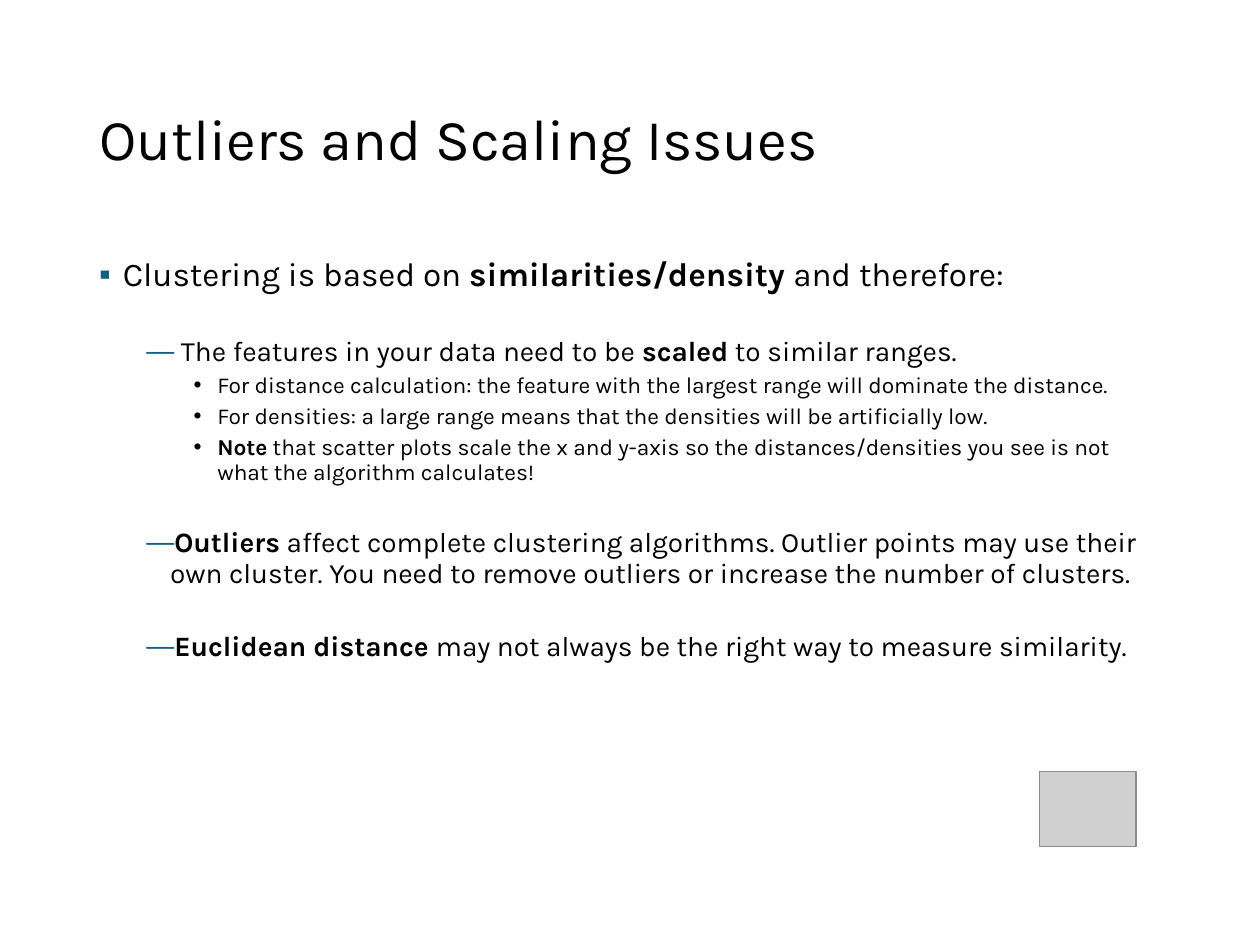
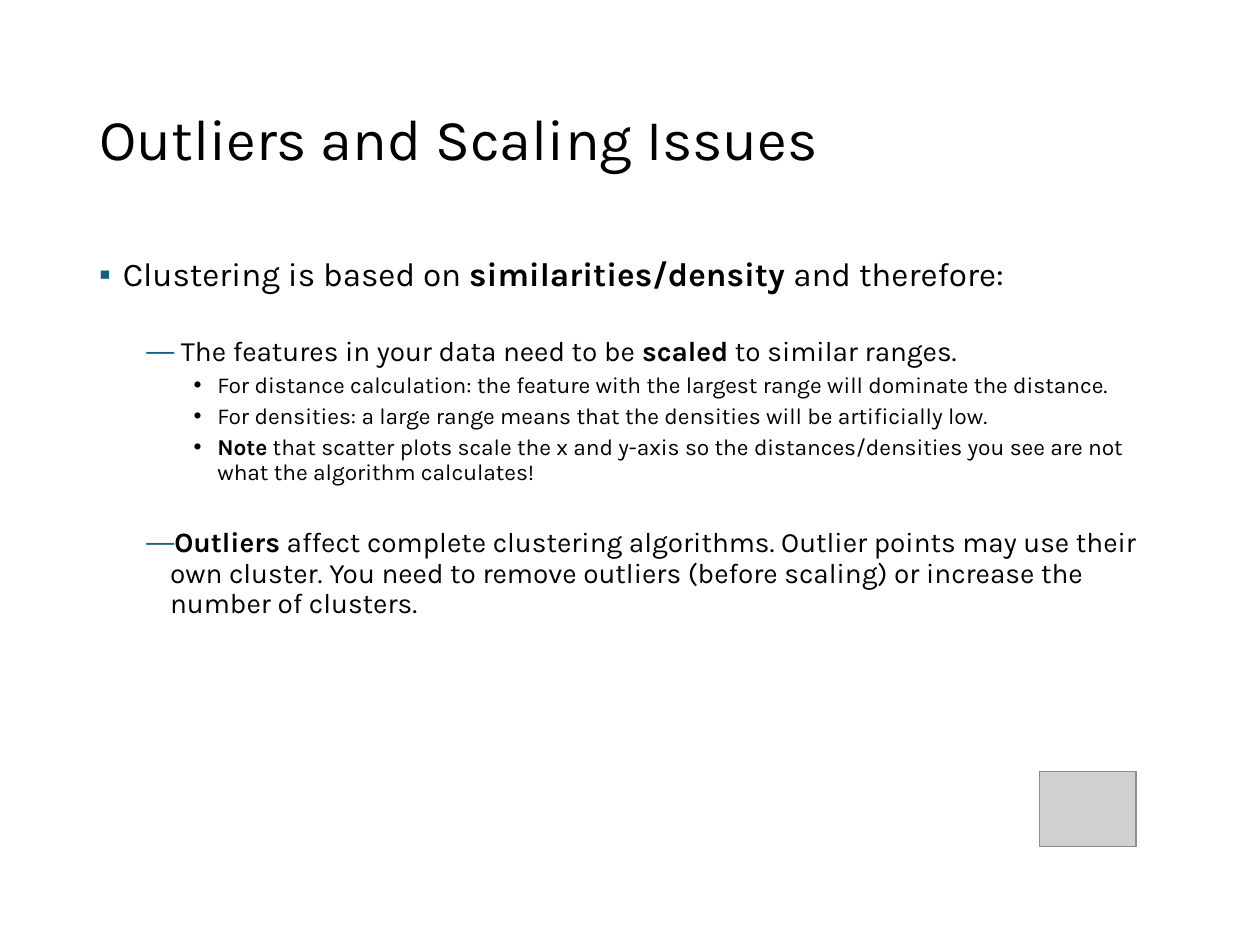
Before and after one commit to mhahsler/Introduction_to_Data_Mining_R_Examples, a slide deck: slide 96 of slides/chap7_basic_cluster_analysis.pptx. Drawn at 1260x945 pixels with LibreOffice and Linux fonts; fonts in the diff are those of the drawing; grey boxes stand for pictures. Boxes give left, top, right and bottom in pixels: in the first picture for what was removed or moved away, otherwise in the second. Text is boxed around its words. In the diff, an @@ line names an element or a change of style, - is before the commit and + after.

```diff
--- a/slides/chap7_basic_cluster_analysis.pptx
+++ b/slides/chap7_basic_cluster_analysis.pptx
@@ text at [170,438,1136,614]: text changed @@
-    • Note that scatter plots scale the x and y-axis so the distances/densities you see is not what the algorithm calculates!
-  — Outliers affect complete clustering algorithms. Outlier points may use their own cluster. You need to remove outliers or increase the number of clusters.
-  — Euclidean distance may not always be the right way to measure similarity.
+    • Note that scatter plots scale the x and y-axis so the distances/densities you see are not what the algorithm calculates!
+  — Outliers affect complete clustering algorithms. Outlier points may use their own cluster. You need to remove outliers (before scaling) or increase the number of clusters.
```
Also in this commit, not shown: 5 other slides changed, 1 other file.
